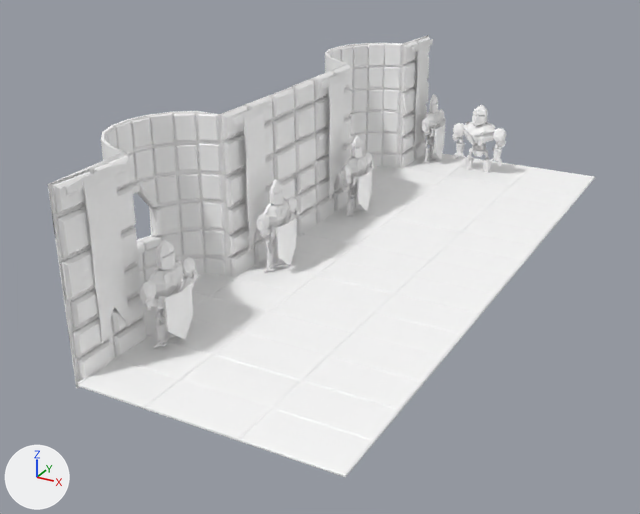
Renders of the FBX model Robot/scenes/Background Robot.fbx from each side of a commit.
The view is the same before and after, from a 50 mm lens placed at (0.788, -2.263, 0.806), pointed at (-0.086, -0.674, 0.011). Lighting does not change. The marker at lower left points along +X, +Y and +Z. Where no turn or scale is listed for an object, it has been applied to the vertices.
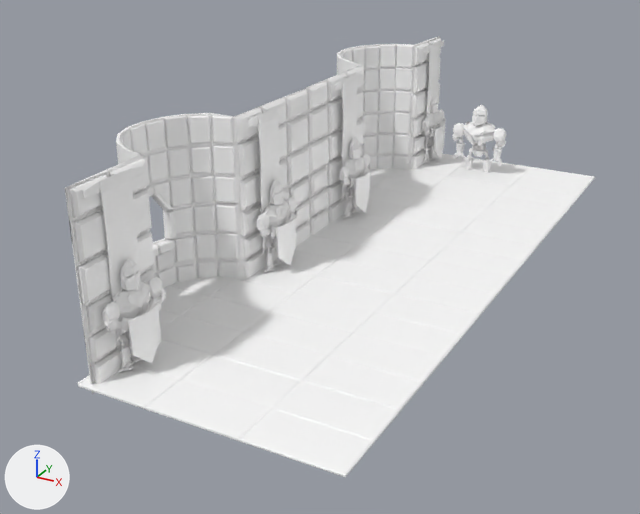
What differs and where, as boxes (x1, y1, x2, y2) in the pictures (640 x 514 px):
'polySurface553', moved
    before: (48, 35, 430, 388)
    after: (65, 36, 441, 394)
'polySurface527', moved
    before: (140, 240, 198, 348)
    after: (102, 259, 166, 373)
'polySurface536', moved
    before: (66, 161, 130, 345)
    after: (83, 164, 145, 350)
'polySurface550', moved
    before: (233, 103, 272, 252)
    after: (248, 105, 286, 255)
'polySurface551', moved
    before: (321, 71, 350, 201)
    after: (335, 73, 363, 202)
'polySurface427', moved
    before: (341, 136, 373, 217)
    after: (339, 137, 371, 218)
'polySurface552', moved
    before: (412, 39, 433, 149)
    after: (424, 40, 444, 151)

The edits, one by one:
Object 'polySurface552' (ob_polysurface552) moves from (-0.188, 0.123, 0.198) to (-0.153, 0.123, 0.198).
Object 'polySurface527' (ob_polysurface527) moves from (-0.143, -1.126, 0.106) to (-0.143, -1.222, 0.106).
Object 'polySurface551' (ob_polysurface551) moves from (-0.196, -0.39, 0.198) to (-0.161, -0.39, 0.198).
Object 'polySurface553' (ob_polysurface553) moves from (-0.273, -0.557, 0.171) to (-0.238, -0.557, 0.171).
Object 'polySurface550' (ob_polysurface550) moves from (-0.196, -0.755, 0.198) to (-0.161, -0.755, 0.198).
Object 'polySurface536' (ob_polysurface536) moves from (-0.196, -1.223, 0.198) to (-0.161, -1.223, 0.198).
Object 'polySurface427' (ob_polysurface427) moves from (-0.143, -0.368, 0.106) to (-0.143, -0.381, 0.106).
